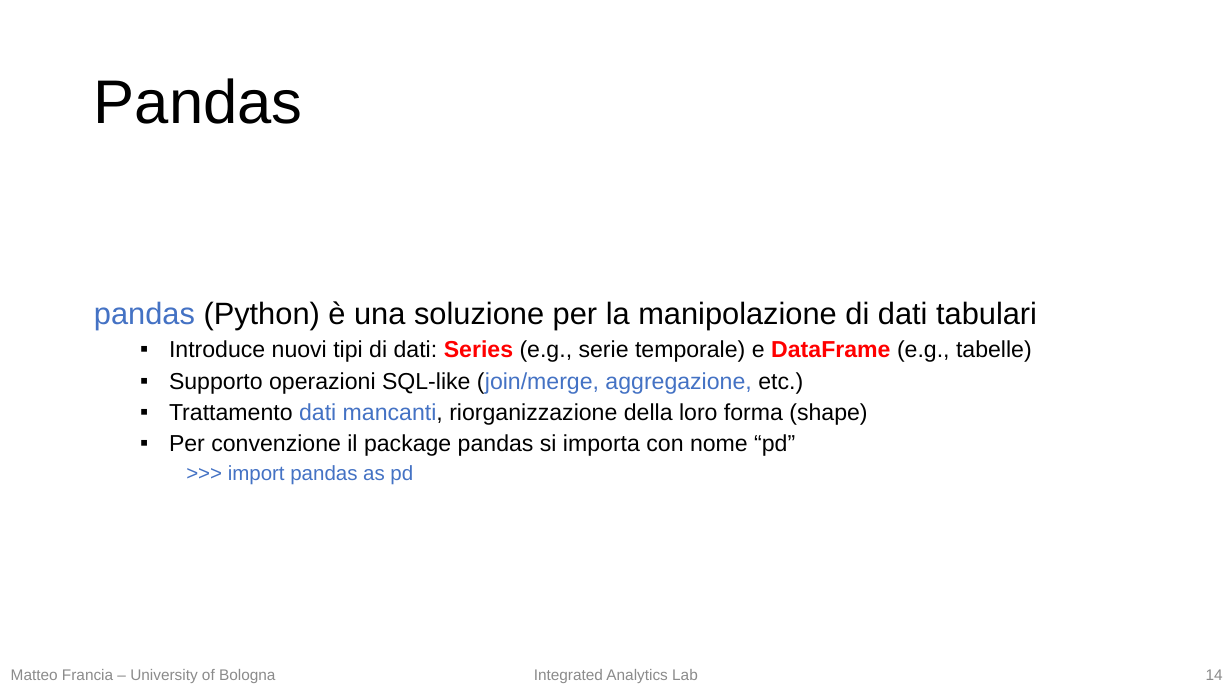
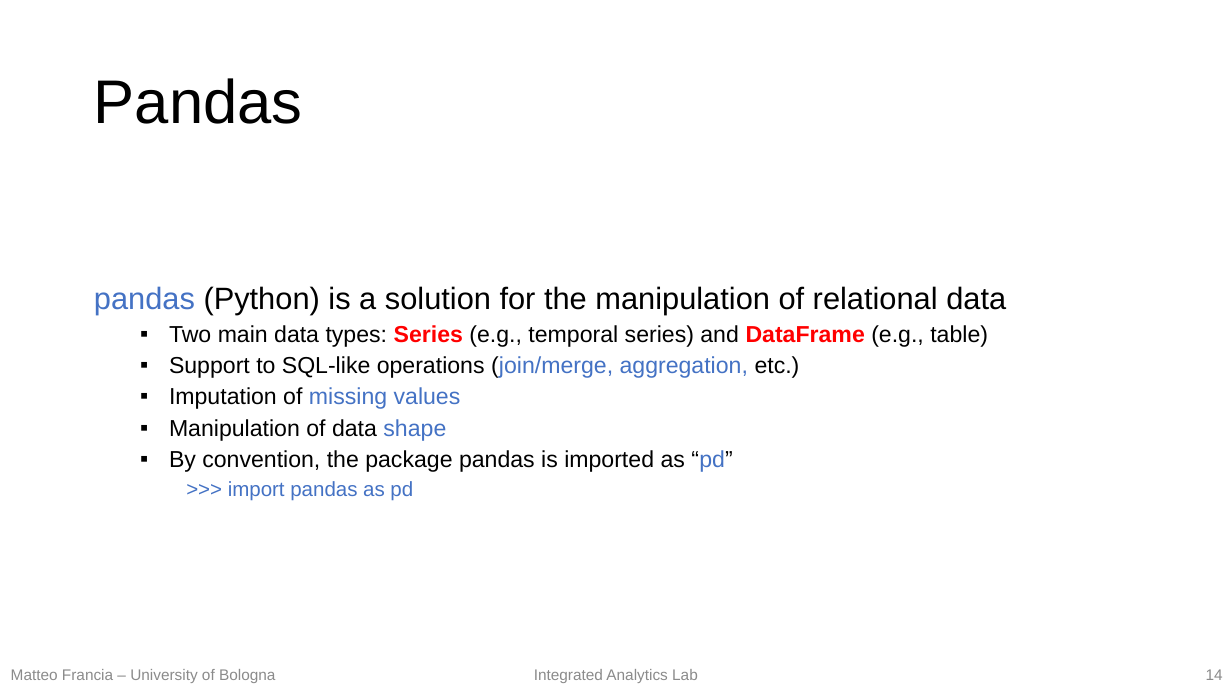
Before and after one commit to w4bo/teaching-handsondatapipelines, a slide deck: slide 14 of 01-MachineLearning/01-slides.pptx. Drawn at 1232x693 pixels with LibreOffice and Linux fonts; fonts in the diff are those of the drawing. Boxes give left, top, right and bottom in pixels: in the first picture for what was removed or moved away, otherwise in the second. Text is boxed around its words. In the diff, an @@ line names an element or a change of style, - is before the commit and + after.

```diff
--- a/01-MachineLearning/01-slides.pptx
+++ b/01-MachineLearning/01-slides.pptx
@@ text at [94,286,1006,472]: text changed @@
-pandas (Python) è una soluzione per la manipolazione di dati tabulari
-  ▪ Introduce nuovi tipi di dati: Series (e.g., serie temporale) e DataFrame (e.g., tabelle)
-  ▪ Supporto operazioni SQL-like (join/merge, aggregazione, etc.)
-  ▪ Trattamento dati mancanti, riorganizzazione della loro forma (shape)
-  ▪ Per convenzione il package pandas si importa con nome “pd”
+pandas (Python) is a solution for the manipulation of relational data
+  ▪ Two main data types: Series (e.g., temporal series) and DataFrame (e.g., table)
+  ▪ Support to SQL-like operations (join/merge, aggregation, etc.)
+  ▪ Imputation of missing values
+  ▪ Manipulation of data shape
+  ▪ By convention, the package pandas is imported as “pd”
```
Also in this commit, not shown: 25 other slides changed, 1 slide added, 1 slide removed, 1 other file.
